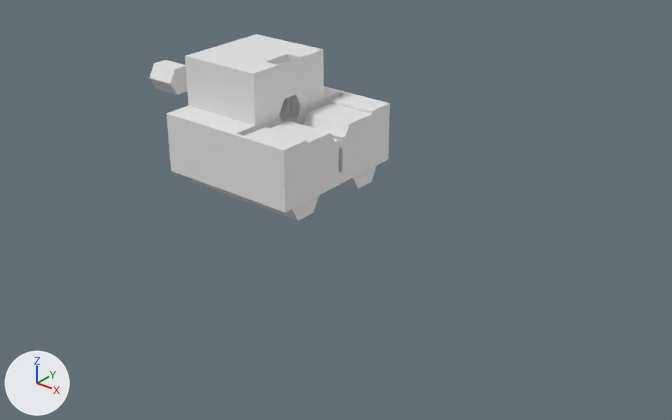
What one commit did to the Blender file parts/ballast/assembly.blend.
Both versions are drawn from a camera (50 mm lens) standing at (119.2, -130.1, 71.3) and looking at (18.1, -3.6, -7.1). Arrows for +X, +Y and +Z are at lower left; the lights stay in place.

In view in the first picture: 'Sub-Ballast-V3', 'align pusher', 'sled', 'sled.001'.
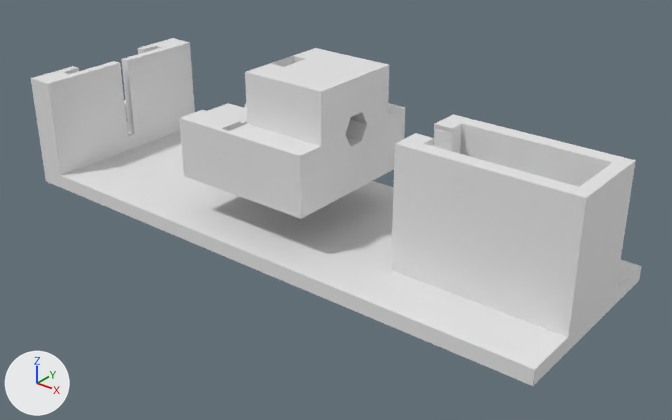
Commit message: rotate pusher 180

ob_neg_punger_circle is not drawn itself; it is used by a modifier of ob_sub_ballast_v3.

Changed parts and their boxes [x1, y1, x2, y2] in the pictures (672 x 420 px):
'Ballast-Tray-V2', shown
    after: [31, 38, 641, 386]
'Sub-Ballast-V3', moved, turned
    before: [166, 34, 390, 212]
    after: [180, 48, 405, 219]
'align pusher', hidden
    before: [149, 60, 187, 95]
'sled', hidden
    before: [190, 178, 319, 221]
'sled.001', hidden
    before: [342, 166, 376, 189]

Edits to the bpy script that builds the scene:
```text
Change me_sub_ballast_v3:
    where me_sub_ballast_v3.from_pydata(...)  # 122 vertices, 256 faces; spans x -14.4..15.6, y -15.8..15.8, z -8.9..13.1
    used by ob_sub_ballast_v3; location = (2.7, -2.6, 6.9)
    me_sub_ballast_v3 part 1: the whole mesh is moved by (-0.6, 0.1, -3.2)
Change ob_sled:
    add ob_sled.hide_viewport = True
Change ob_ballast_tray_v2:
    remove ob_ballast_tray_v2.hide_viewport = True
Change ob_neg_punger_circle:
    ob_neg_punger_circle.location: (7.112, -2.701, 10.15) -> (3.266, -2.701, 10.15)
    ob_neg_punger_circle.rotation_euler: (1.571, 1.541, 1.571) -> (1.571, 1.541, 4.712)  # degrees (90, 88, 90) -> degrees (90, 88, 270)
Change ob_align_pusher:
    ob_align_pusher.location: (-27.5, -2.7, 10.2) -> (3.3, -2.7, 10.2)
    add ob_align_pusher.hide_viewport = True
Change ob_sub_ballast_v3:
    ob_sub_ballast_v3.location: (2.7, -2.6, 6.9) -> (7.1, -2.7, 10.2)
    ob_sub_ballast_v3.rotation_euler: (0.0, 0.0, 0.0) -> (0.0, 0.0, 3.142)  # degrees (0, 0, 0) -> degrees (0, 0, 180)
Change ob_sled_001:
    add ob_sled_001.hide_viewport = True
```
